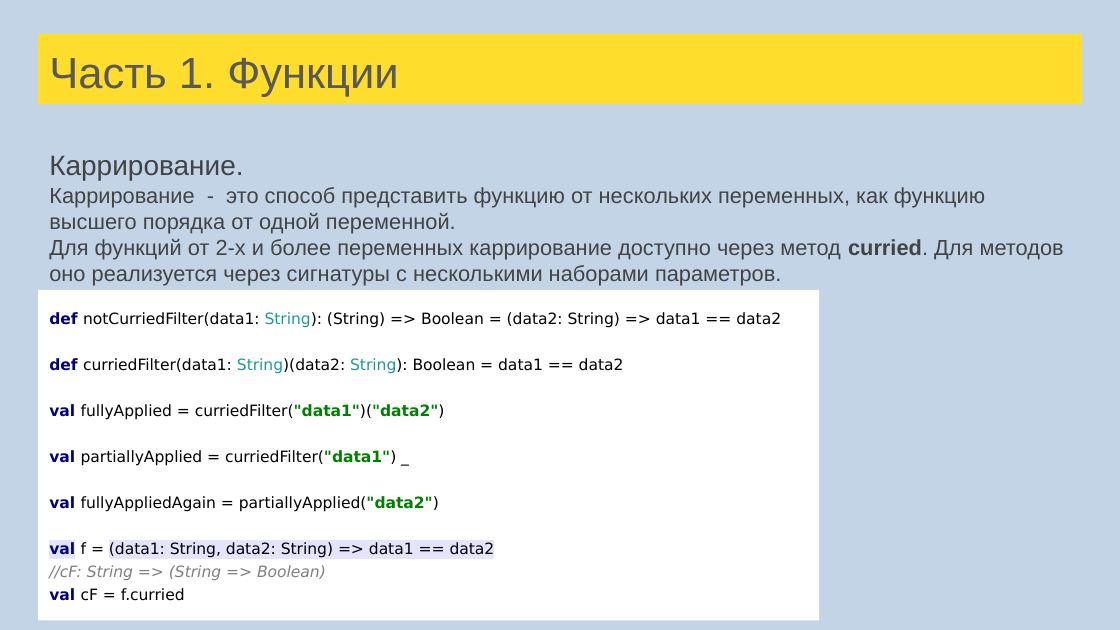
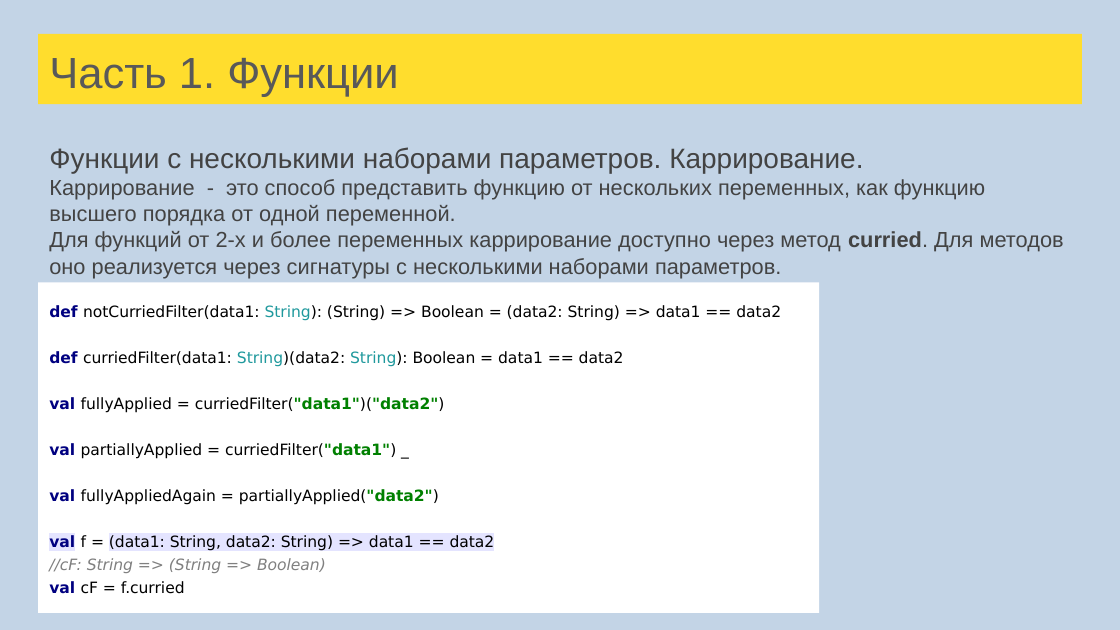
Before and after one commit to sergeypopov83/scala-school, a slide deck: slide 25 of src/main/resources/Лекции Scala для FinTech.pptx. Drawn at 1120x630 pixels with LibreOffice and Linux fonts; fonts in the diff are those of the drawing. Boxes give left, top, right and bottom in pixels: in the first picture for what was removed or moved away, otherwise in the second. Text is boxed around its words. In the diff, an @@ line names an element or a change of style, - is before the commit and + after.

Commit message:
Fix in SQLAPI and Computation fix typos in lectures

```diff
--- a/src/main/resources/Лекции Scala для FinTech.pptx
+++ b/src/main/resources/Лекции Scala для FinTech.pptx
@@ text "Функции с несколькими наборами параметров. ...": place and size @@
-text "Функции с несколькими наборами параметров. ..." at [49, 155, 1064, 286]
+text "Функции с несколькими наборами параметров. ..." at [49, 147, 1064, 278]
@@ text at [49, 147, 863, 173]: text changed @@
-Каррирование.
+Функции с несколькими наборами параметров. Каррирование.
@@ rectangle "def notCurriedFilter(data1: String): (String) => ...": place and size @@
-rectangle "def notCurriedFilter(data1: String): (String) => ..." at [38, 290, 819, 620]
+rectangle "def notCurriedFilter(data1: String): (String) => ..." at [38, 282, 819, 613]
```
Also in this commit, not shown: 7 other slides changed, 3 other files.
